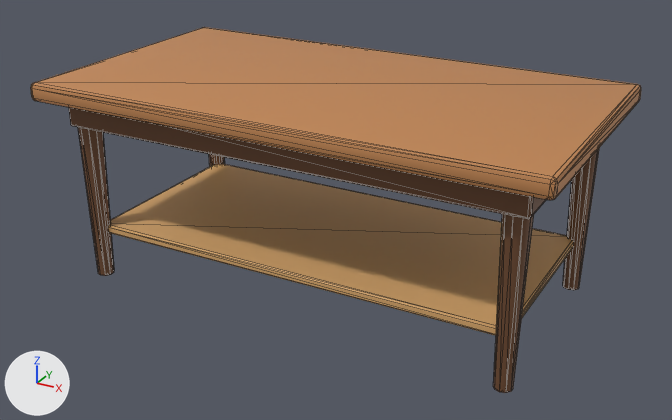
An edit to the glTF model public/models/coffee_table.glb, drawn before and after from the same camera.
Before and after are seen from a camera (50 mm lens) standing at (89.0, -161.5, 97.6) and looking at (1.2, -1.7, 17.7). The lights are fixed; the arrows at lower left show +X, +Y and +Z. The first picture is the older version. Mesh edges are drawn as thin lines. Where no turn or scale is listed for an object, it has been applied to the vertices. Vertices at exactly the same position are counted once.

Objects in the first picture: 'body'.
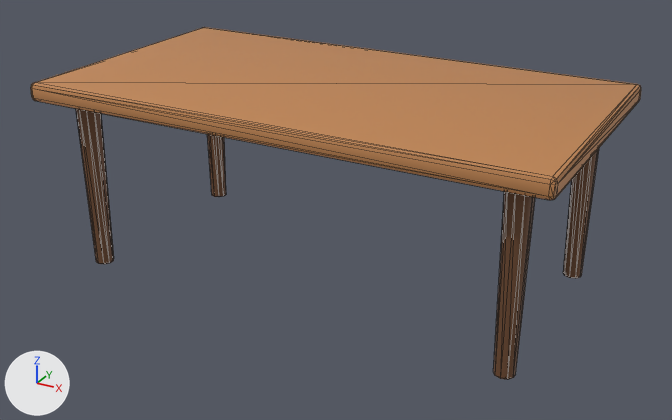
The newer file is also turned or shifted as a whole; pictures and numbers use the older file's frame.

Changed parts and their boxes [x1, y1, x2, y2] in the pictures (672 x 420 px):
```json
{"object": "body", "change": "reshaped", "before": [31, 27, 641, 393], "after": [31, 27, 641, 380]}
{"part": 1, "of": "me_coffee_table_body", "change": "added", "after": [207, 134, 226, 197], "on screen": "brown"}
{"part": 2, "of": "me_coffee_table_body", "change": "added", "after": [493, 191, 535, 380], "on screen": "brown"}
{"part": 3, "of": "me_coffee_table_body", "change": "added", "after": [563, 148, 599, 278], "on screen": "brown"}
{"part": 4, "of": "me_coffee_table_body", "change": "deleted", "before": [108, 164, 574, 336], "on screen": "orange"}
{"part": 5, "of": "me_coffee_table_body", "change": "cut back", "before": [69, 107, 546, 276], "after": [76, 109, 114, 264]}
```

The change, as JSON lines over the scene's bpy script:
```json
{"block": "me_coffee_table_body", "where": "# used by ob_body; location = (0.0, 0.0, 0.0)"}
{"op": "remove", "block": "me_coffee_table_body", "code": "me_coffee_table_body.from_pydata(...)  # 184 vertices, 340 faces; spans x -55.0..55.0, y -30.0..30.0, z 0.0..45.0"}
{"op": "add", "block": "me_coffee_table_body", "code": "me_coffee_table_body.from_pydata(...)  # 136 vertices, 252 faces; spans x -55.0..55.0, y -30.0..30.0, z 3.0..45.0"}
{"block": "me_coffee_table_body", "change": "me_coffee_table_body part 1: a new loose piece, a 10-sided cut cone along z (radius 2.0 at the low end, 2.6 at the high end) spanning x -49.5..-44.5, y 19.4..24.6, z 3.0..41.0, in mat_wood_dark (brown #6f4a2f)"}
{"block": "me_coffee_table_body", "change": "me_coffee_table_body part 2: a new loose piece, a 10-sided cut cone along z (radius 2.0 at the low end, 2.6 at the high end) spanning x 44.5..49.5, y -24.6..-19.4, z 3.0..41.0, in mat_wood_dark (brown #6f4a2f)"}
{"block": "me_coffee_table_body", "change": "me_coffee_table_body part 3: a new loose piece, a 10-sided cut cone along z (radius 2.0 at the low end, 2.6 at the high end) spanning x 44.5..49.5, y 19.4..24.6, z 3.0..41.0, in mat_wood_dark (brown #6f4a2f)"}
{"block": "me_coffee_table_body", "change": "me_coffee_table_body part 4: the loose piece of 24 vertices spanning x -47.0..47.0, y -22.0..22.0, z 10.0..12.0 is deleted"}
{"block": "me_coffee_table_body", "change": "me_coffee_table_body part 5"}
{"block": "me_coffee_table_body", "change": "42 vertices are removed from x -50.0..50.0, y -25.0..25.0, z 0.0..41.0"}
{"block": "me_coffee_table_body", "change": "80 faces are deleted"}
{"block": "me_coffee_table_body", "change": "2 vertices move from x -45.9..-45.5, y -20.5..-19.9, z 0.0..35.0 to x -45.8..-45.5, y -20.4..-19.9, z 3.0..41.0"}
{"block": "me_coffee_table_body", "change": "18 vertices are added at x -49.5..-44.5, y -24.6..-19.4, z 3.0..41.0"}
{"block": "me_coffee_table_body", "change": "36 new faces join them, mat_wood_dark (brown #6f4a2f)"}
{"block": "me_coffee_table_body", "change": "other edits to the shape of me_coffee_table_body do not show in these pictures"}
{"op": "remove", "block": "me_coffee_table_body", "code": "me_coffee_table_body.materials.append(mat_wood_light)  # orange #d9a86c"}
```
